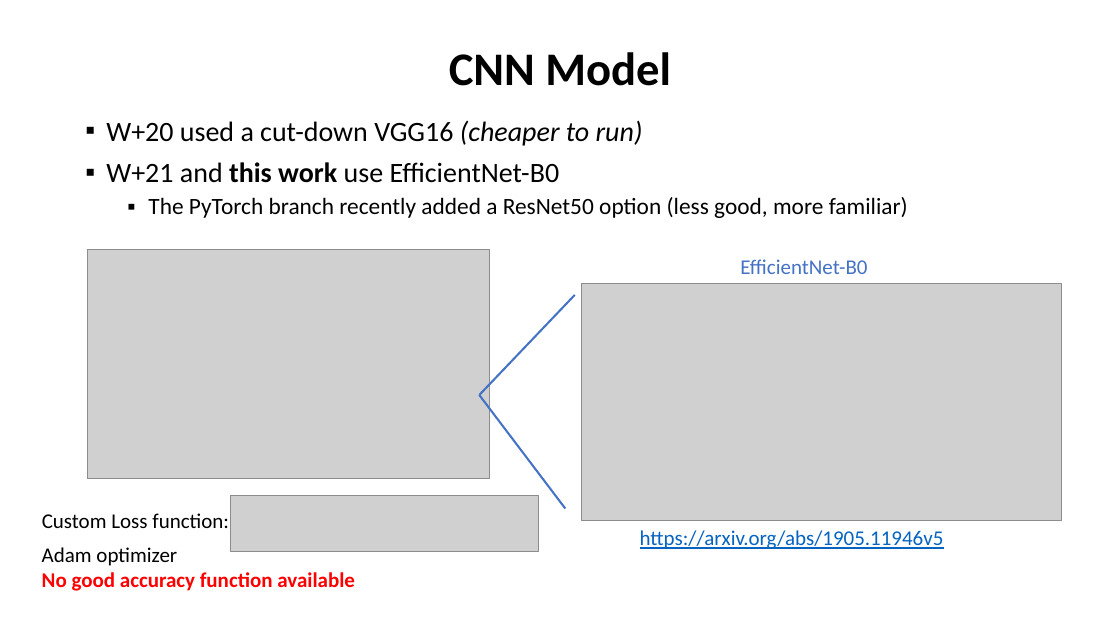
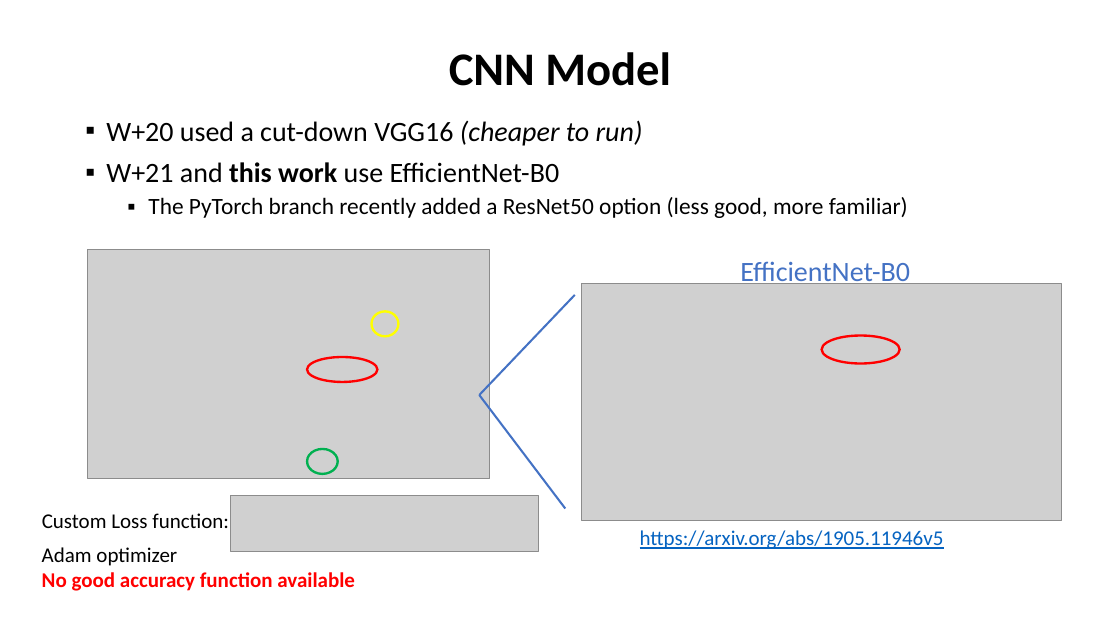
Before and after one commit to colinleach/proj502, a slide deck: slide 10 of project_report/Colin Leach project for ASTR 502.pptx. Drawn at 1120x630 pixels with LibreOffice and Linux fonts; fonts in the diff are those of the drawing; grey boxes stand for pictures. Boxes give left, top, right and bottom in pixels: in the first picture for what was removed or moved away, otherwise in the second. Text is boxed around its words. In the diff, an @@ line names an element or a change of style, - is before the commit and + after.

```diff
--- a/project_report/Colin Leach project for ASTR 502.pptx
+++ b/project_report/Colin Leach project for ASTR 502.pptx
@@ text "EfficientNet-B0" at (x1=740, y1=261, x2=910, y2=288): size 18 to 24 pt @@
@@ ellipse added at (x1=371, y1=312, x2=398, y2=337), outline #FFFF00 2 pt @@
@@ ellipse added at (x1=308, y1=357, x2=378, y2=382), outline #FF0000 2 pt @@
@@ ellipse added at (x1=822, y1=335, x2=900, y2=363), outline #FF0000 2 pt @@
@@ ellipse added at (x1=308, y1=449, x2=338, y2=474), outline #00B050 2 pt @@
```
Also in this commit, not shown: 4 other slides changed, 2 slides added.
